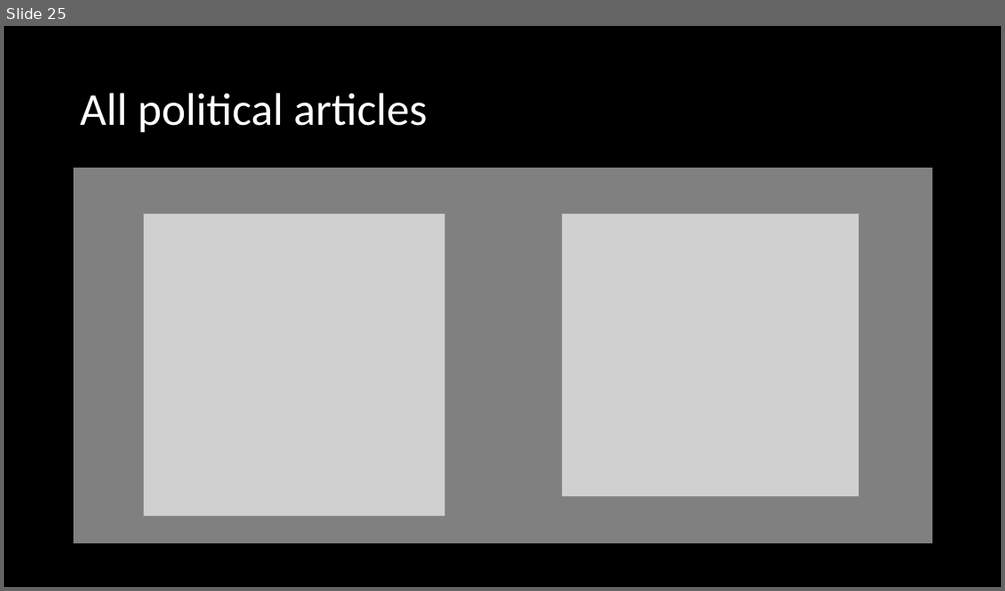
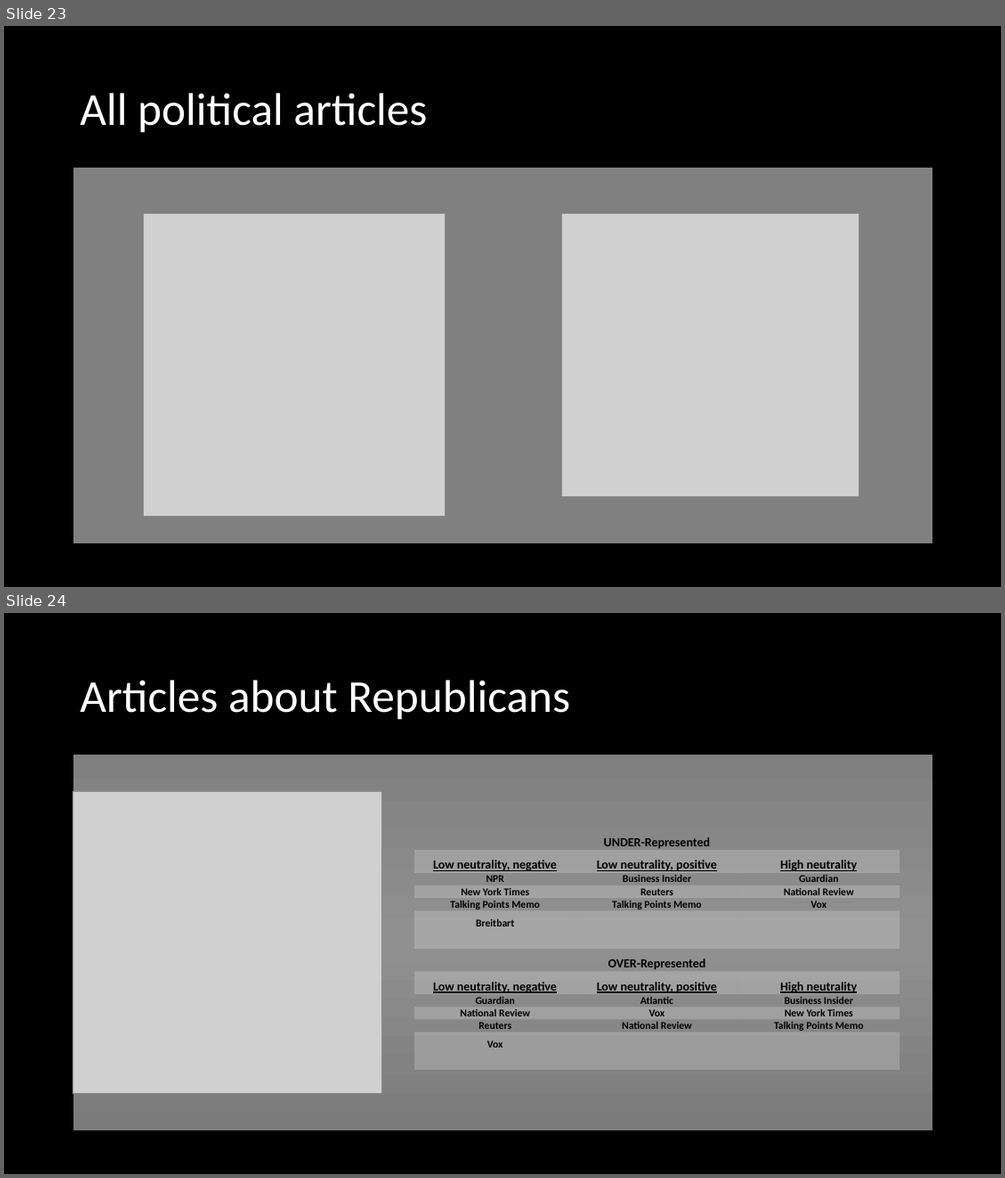
Before and after one commit to jrizcallah/Springboard, a slide deck: Springboard/capstone2/reports/sentiment_bias_presentation.pptx. Shown one above the other, each under a label of ours: slide 25 before the commit, slides 23 and 24 after it. The pictures are 1005x591 and 1005x1178 pixels, drawn with LibreOffice and Linux fonts; fonts in the diff are those of the drawing; grey boxes stand for pictures. Boxes give left, top, right and bottom in pixels: in the first picture for what was removed or moved away, otherwise in the second. Text is boxed around its words. In the diff, an @@ line names an element or a change of style, - is before the commit and + after.

```diff
--- a/Springboard/capstone2/reports/sentiment_bias_presentation.pptx
+++ b/Springboard/capstone2/reports/sentiment_bias_presentation.pptx
@@ slide 24 added at <box>4,613,1001,1174</box>, background #000000 @@
@@ title added at <box>80,680,570,720</box>, 44 pt, text #FFFFFF @@
+Articles about Republicans
@@ rectangle added at <box>73,755,933,1130</box>, fill gradient #808080 to #909090 to #7C7C7C, outline #000000 0.5 pt @@
@@ picture added at <box>73,791,381,1093</box> @@
@@ table added at <box>414,827,900,1057</box>, 12 rows, 3 columns @@
+UNDER-Represented |  | 
+Low neutrality, negative | Low neutrality, positive | High neutrality
+NPR | Business Insider | Guardian
+New York Times | Reuters | National Review
+Talking Points Memo | Talking Points Memo | Vox
+Breitbart |  | 
+OVER-Represented |  | 
+Low neutrality, negative | Low neutrality, positive | High neutrality
+Guardian | Atlantic | Business Insider
+National Review | Vox | New York Times
+Reuters | National Review | Talking Points Memo
+Vox |  | 
@@ what was slide 25 is now slide 23 @@
```
Also in this commit, not shown: 1 slide changed, 7 other slides added, 2 slides removed, 9 other files.
